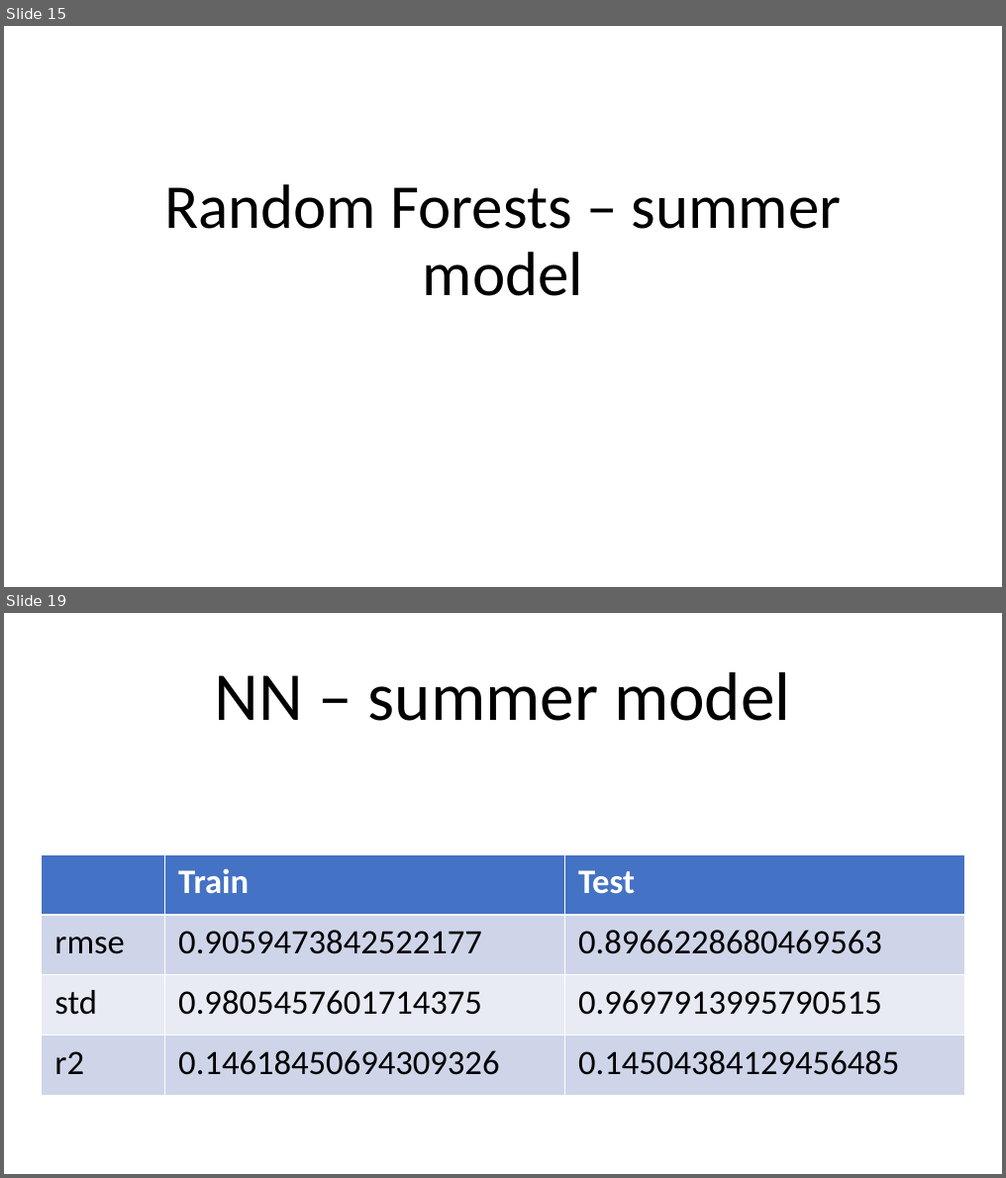
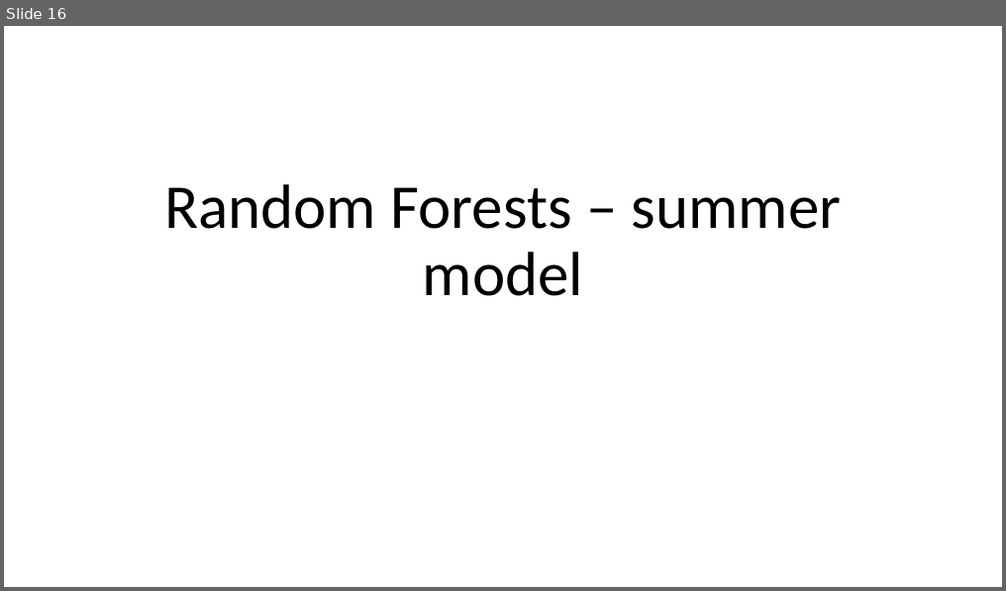
Before and after one commit to LiaCohn/clean-coasts, a slide deck: models/models.pptx. Shown one above the other, each under a label of ours: slides 15 and 19 before the commit, slide 16 after it; the slides between them are not shown. The pictures are 1006x1178 and 1006x591 pixels, drawn with LibreOffice and Linux fonts; fonts in the diff are those of the drawing. Boxes give left, top, right and bottom in pixels: in the first picture for what was removed or moved away, otherwise in the second. Text is boxed around its words. In the diff, an @@ line names an element or a change of style, - is before the commit and + after.

Commit message:
change the y. add further interpertation to tree models

```diff
--- a/models/models.pptx
+++ b/models/models.pptx
@@ slide 19 removed at (4, 613, 1002, 1174), background #FFFFFF @@
@@ title removed at (215, 672, 790, 721) @@
-NN – summer model
@@ table removed at (42, 855, 964, 1096), 4 rows, 3 columns @@
- | Train | Test
-rmse | 0.9059473842522177 | 0.8966228680469563
-std | 0.9805457601714375 | 0.9697913995790515
-r2 | 0.14618450694309326 | 0.14504384129456485
@@ what was slide 15 is now slide 16 @@
```
Also in this commit, not shown: 10 slides changed, 2 slides added, 1 other slide removed, 6 other files.
